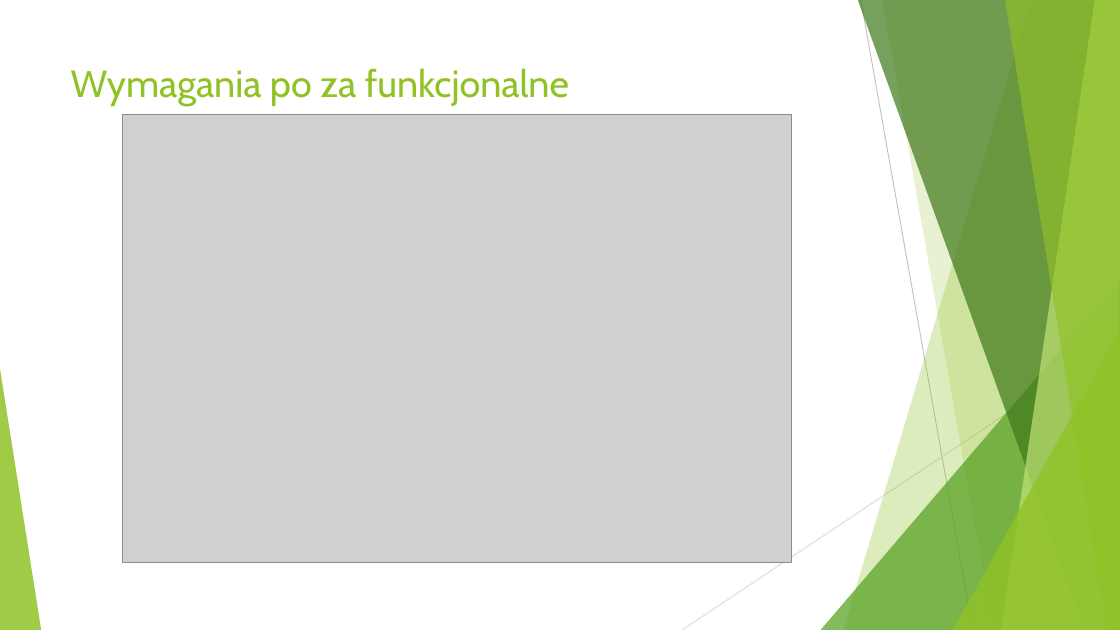
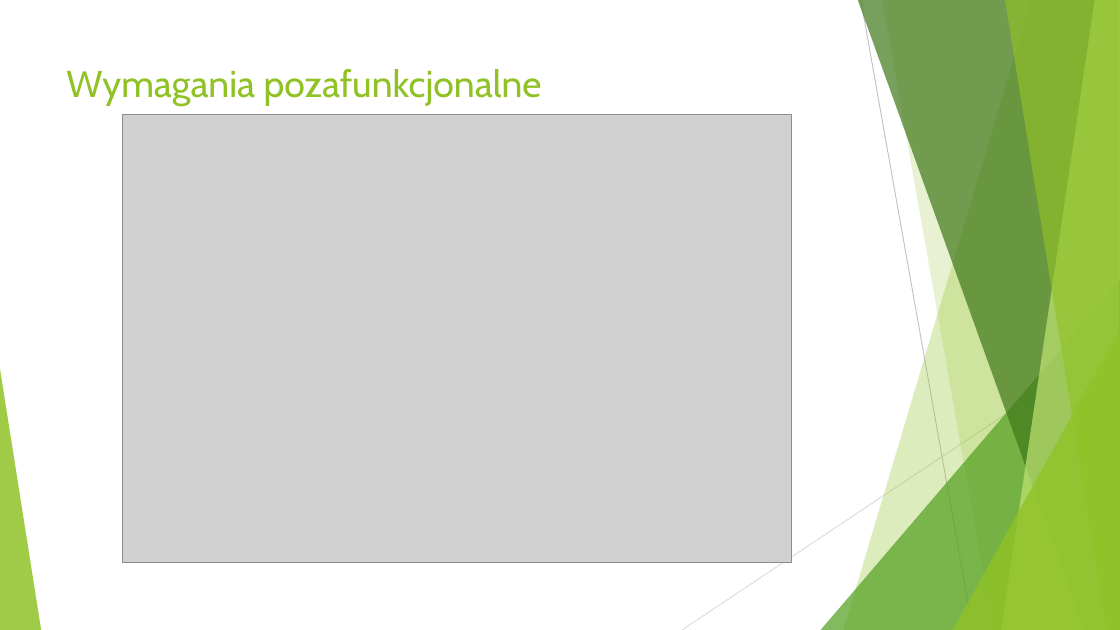
Before and after one commit to rprusak/drzewpol, a slide deck: slide 5 of Drzewpol.pptx. Drawn at 1120x630 pixels with LibreOffice and Linux fonts; fonts in the diff are those of the drawing; grey boxes stand for pictures. Boxes give left, top, right and bottom in pixels: in the first picture for what was removed or moved away, otherwise in the second. Text is boxed around its words. In the diff, an @@ line names an element or a change of style, - is before the commit and + after.

```diff
--- a/Drzewpol.pptx
+++ b/Drzewpol.pptx
@@ title at bbox=[66, 69, 542, 105]: text changed; size 32.4 to 32 pt @@
-Wymagania po za funkcjonalne
+Wymagania pozafunkcjonalne
```
Also in this commit, not shown: 12 other slides changed.
